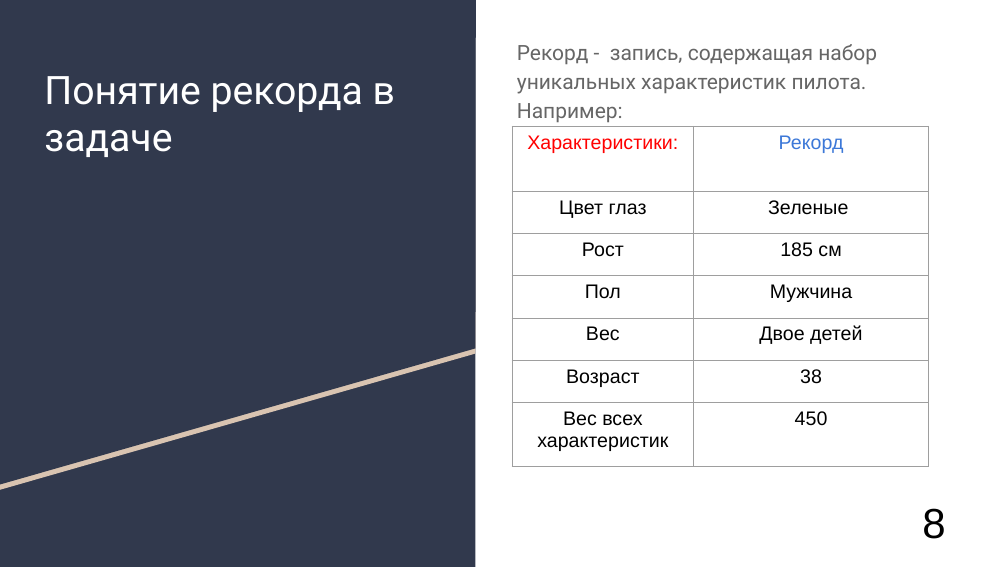
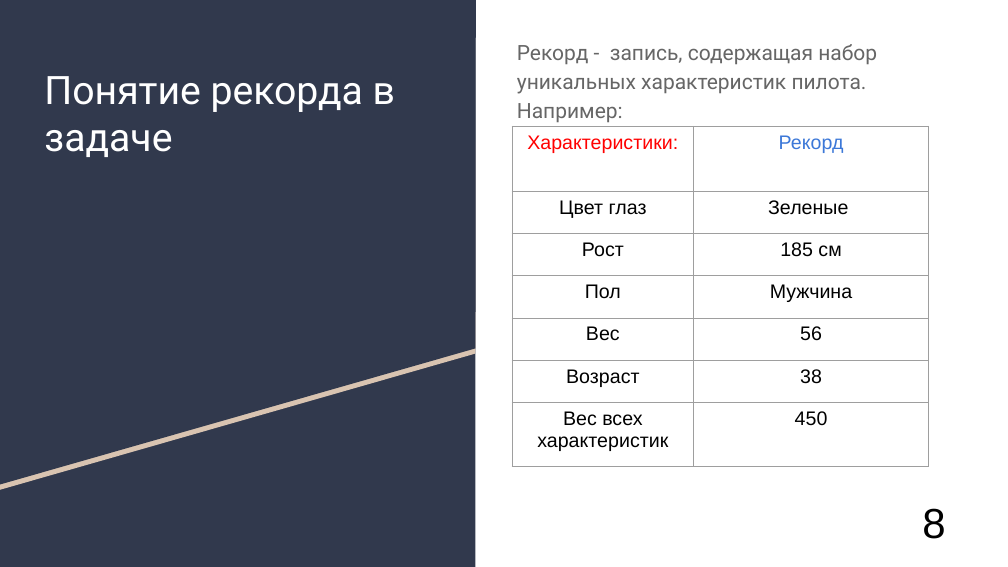
Before and after one commit to AlexanderUzunyan/TestProject, a slide deck: slide 9 of neuro/doc/TMVA.odp. Drawn at 1008x567 pixels with LibreOffice and Linux fonts; fonts in the diff are those of the drawing. Boxes give left, top, right and bottom in pixels: in the first picture for what was removed or moved away, otherwise in the second. Text is boxed around its words. In the diff, an @@ line names an element or a change of style, - is before the commit and + after.

```diff
--- a/neuro/doc/TMVA.odp
+++ b/neuro/doc/TMVA.odp
@@ table at (512, 126, 928, 467) @@
-row 5, column 2: Двое детей
+row 5, column 2: 56
```
Also in this commit, not shown: 7 other slides changed, 5 slides added, 2 slides removed.
